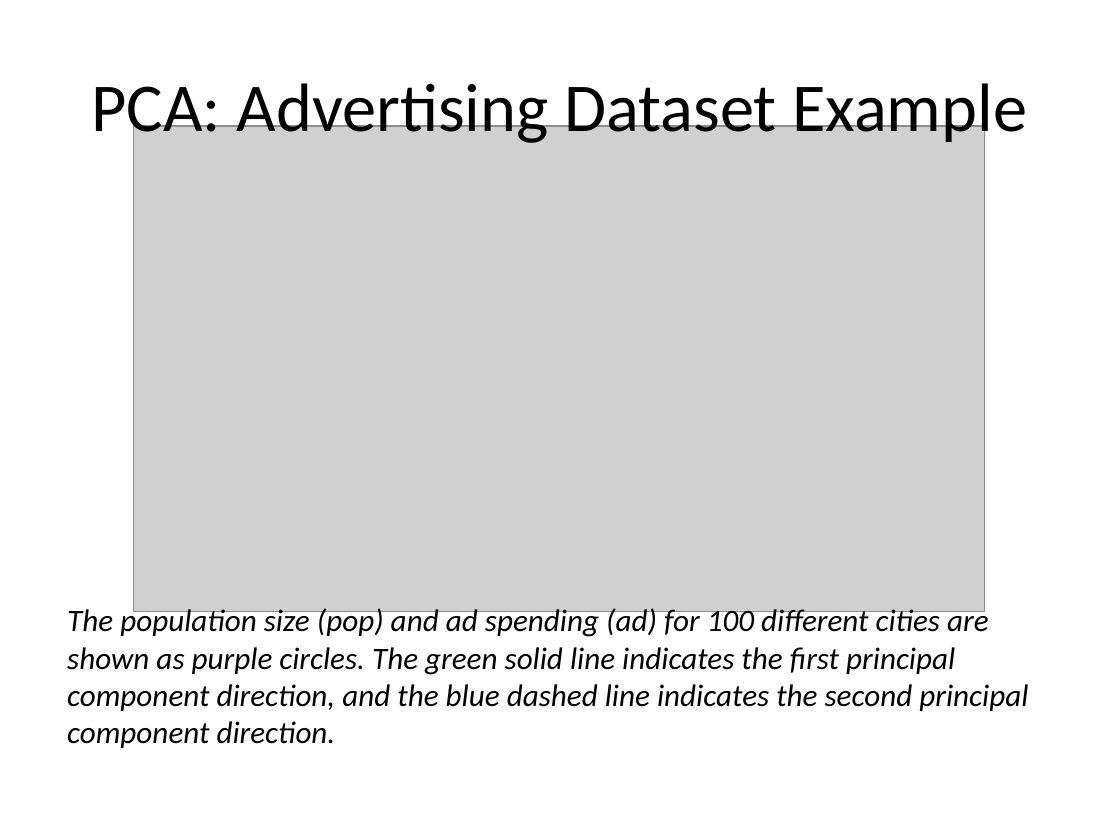
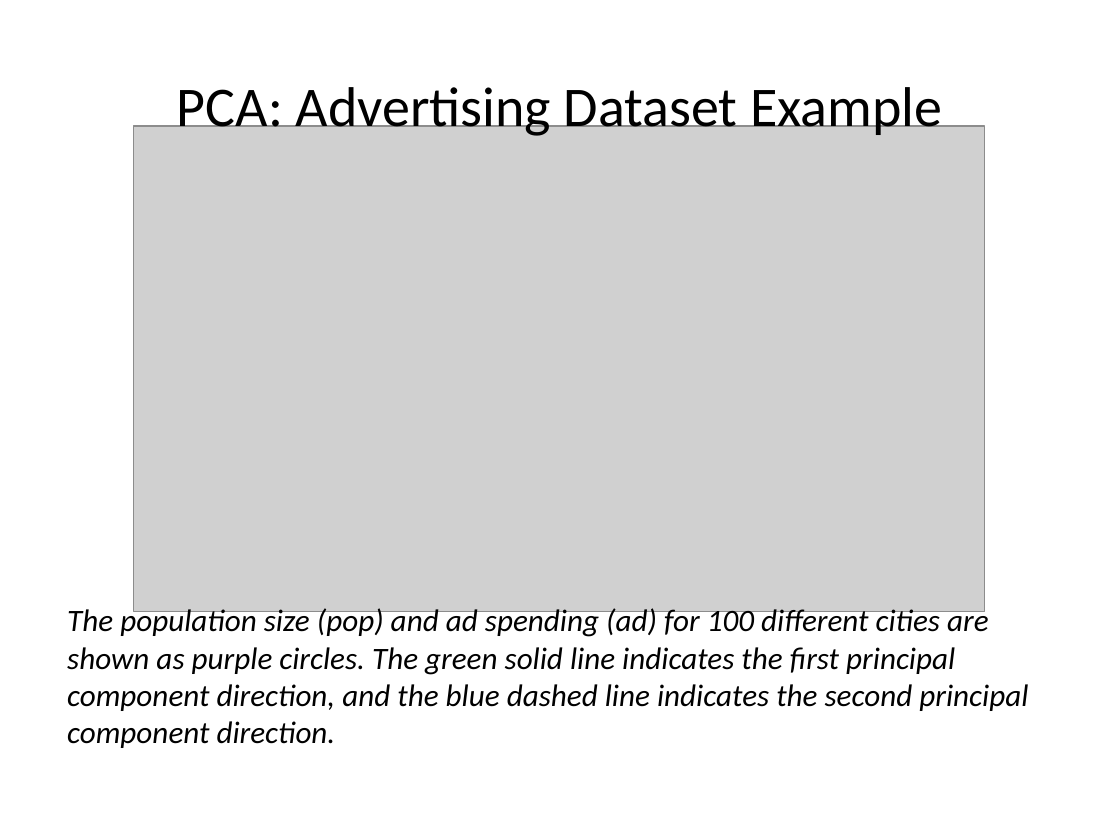
Before and after one commit to jayurbain/DataScienceIntro, a slide deck: slide 12 of slides/09_imensionality_reduction.pptx (slide 9 before the commit). Drawn at 1120x840 pixels with LibreOffice and Linux fonts; fonts in the diff are those of the drawing; grey boxes stand for pictures. Boxes give left, top, right and bottom in pixels: in the first picture for what was removed or moved away, otherwise in the second. Text is boxed around its words. In the diff, an @@ line names an element or a change of style, - is before the commit and + after.

```diff
--- a/slides/09_imensionality_reduction.pptx
+++ b/slides/09_imensionality_reduction.pptx
@@ title "PCA: Advertising Dataset Example" at (177, 87, 942, 139): size 44 to 36 pt @@
```
Also in this commit, not shown: 11 other slides changed, 9 slides added, 1 slide removed, 5 other files.
